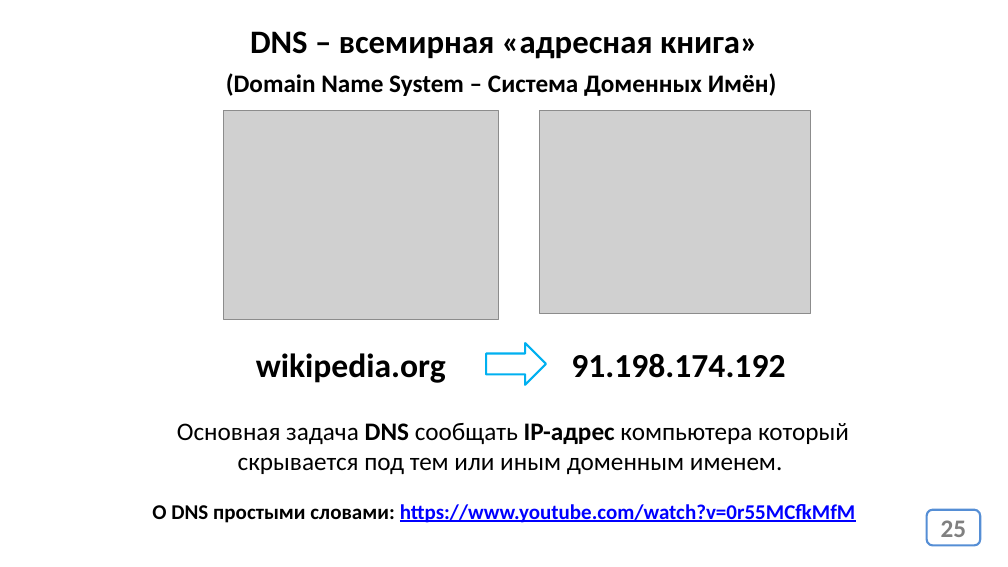
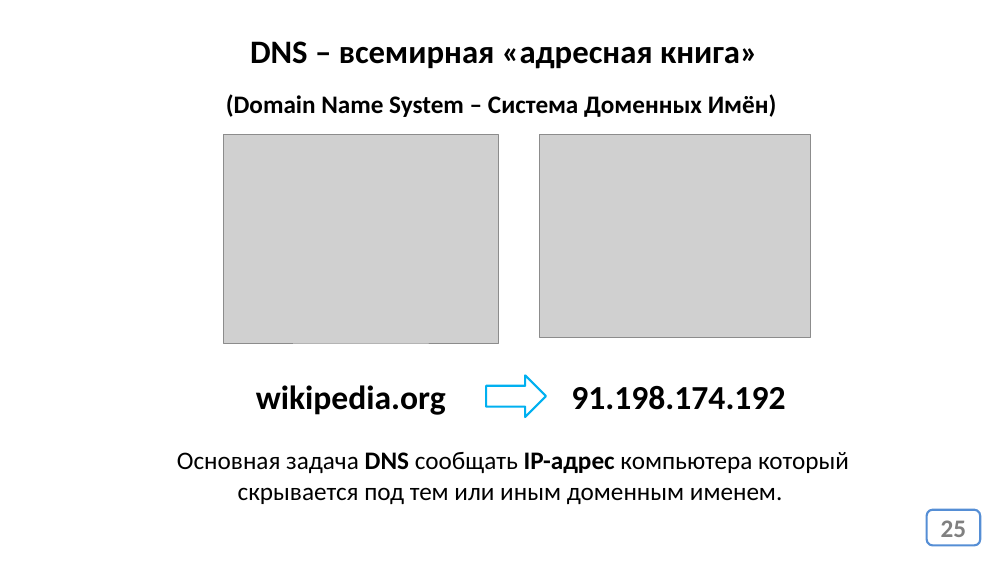
Before and after one commit to web44-ortdnipro/lesson01, a slide deck: slide 25 of lesson01.pptx. Drawn at 1008x567 pixels with LibreOffice and Linux fonts; fonts in the diff are those of the drawing; grey boxes stand for pictures. Boxes give left, top, right and bottom in pixels: in the first picture for what was removed or moved away, otherwise in the second. Text is boxed around its words. In the diff, an @@ line names an element or a change of style, - is before the commit and + after.

```diff
--- a/lesson01.pptx
+++ b/lesson01.pptx
@@ text "DNS – всемирная «адресная книга»": place and size @@
-text "DNS – всемирная «адресная книга»" at bbox=[250, 31, 758, 59]
+text "DNS – всемирная «адресная книга»" at bbox=[250, 41, 758, 69]
@@ text "(Domain Name System – Система ...": place and size @@
-text "(Domain Name System – Система ..." at bbox=[226, 73, 777, 96]
+text "(Domain Name System – Система ..." at bbox=[226, 94, 777, 117]
@@ picture: place and size @@
-picture at bbox=[224, 111, 498, 320]
+picture at bbox=[224, 135, 498, 343]
@@ picture: place and size @@
-picture at bbox=[540, 111, 811, 314]
+picture at bbox=[540, 135, 811, 337]
@@ right arrow: place and size @@
-right arrow at bbox=[486, 343, 546, 385]
+right arrow at bbox=[486, 376, 546, 417]
@@ 3 texts: place and size @@
-3 texts at bbox=[177, 353, 849, 474]
+3 texts at bbox=[177, 385, 849, 504]
@@ text removed at bbox=[152, 504, 856, 523] @@
-О DNS простыми словами: https://www.youtube.com/watch?v=0r55MCfkMfM
```
Also in this commit, not shown: 1 other file.
